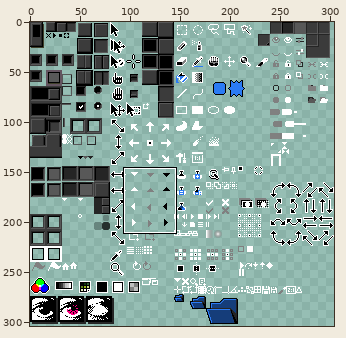
Two versions of one sprite sheet, Aseprite 95/midnight/sheet.png. The first picture is a wide view before the edit; the outline marks the close-up.
Close-up. As it was:
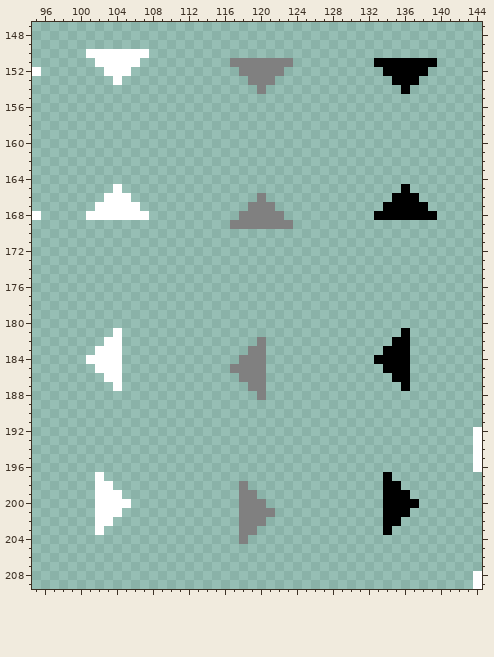
The file is 304x304 pixels. Pixels under 10% opacity are left out. Colours within 5 levels of each other are drawn and written as one. Shown: x 95..144, y 147..209.
And afterwards:
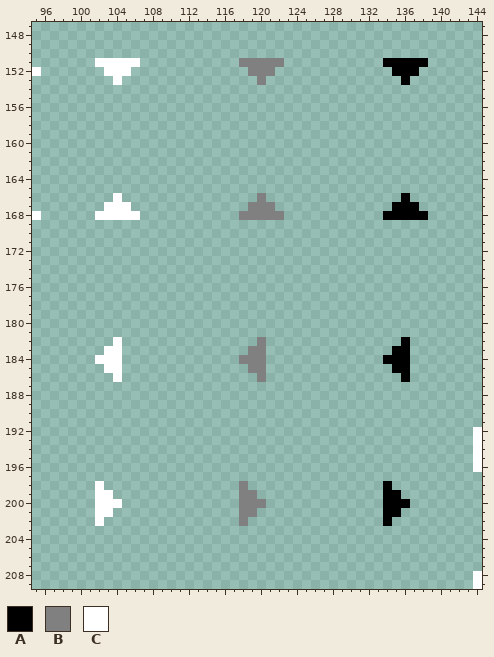
Palette (. is transparent): A #000000  B #808080  C #ffffff
From the commit log: Fix dropdown arrows in the dark tempalate
Edits made:
{"y":150,"x":101,"old":"CCCCCCC","new":"......."}
{"y":151,"x":117,"old":"B","new":"."}
{"y":151,"x":123,"old":"B","new":"."}
{"y":151,"x":133,"old":"A","new":"."}
{"y":151,"x":139,"old":"A","new":"."}
{"y":152,"x":118,"old":"B","new":"."}
{"y":152,"x":122,"old":"B","new":"."}
{"y":152,"x":134,"old":"A","new":"."}
{"y":152,"x":138,"old":"A","new":"."}
{"y":153,"x":119,"old":"B","new":"."}
{"y":153,"x":121,"old":"B","new":"."}
{"y":153,"x":135,"old":"A","new":"."}
{"y":153,"x":137,"old":"A","new":"."}
{"y":154,"x":120,"old":"B","new":"."}
{"y":154,"x":136,"old":"A","new":"."}
{"y":165,"x":104,"old":"C","new":"."}
{"y":165,"x":136,"old":"A","new":"."}
{"y":166,"x":103,"old":"C","new":"."}
{"y":166,"x":105,"old":"C","new":"."}
{"y":166,"x":135,"old":"A","new":"."}
{"y":166,"x":137,"old":"A","new":"."}
{"y":167,"x":102,"old":"C","new":"."}
{"y":167,"x":106,"old":"C","new":"."}
{"y":167,"x":134,"old":"A","new":"."}
{"y":167,"x":138,"old":"A","new":"."}
{"y":168,"x":101,"old":"C","new":"."}
{"y":168,"x":107,"old":"C","new":"."}
{"y":168,"x":133,"old":"A","new":"."}
{"y":168,"x":139,"old":"A","new":"."}
{"y":169,"x":117,"old":"BBBBBBB","new":"......."}
{"y":181,"x":104,"old":"C","new":"."}
{"y":181,"x":136,"old":"A","new":"."}
{"y":182,"x":103,"old":"C","new":"."}
{"y":182,"x":135,"old":"A","new":"."}
{"y":183,"x":102,"old":"C","new":"."}
{"y":183,"x":134,"old":"A","new":"."}
{"y":184,"x":101,"old":"C","new":"."}
{"y":184,"x":133,"old":"A","new":"."}
{"y":185,"x":102,"old":"C","new":"."}
{"y":185,"x":117,"old":"BB","new":".."}
{"y":185,"x":134,"old":"A","new":"."}
{"y":186,"x":103,"old":"C","new":"."}
{"y":186,"x":118,"old":"BB","new":".."}
{"y":186,"x":135,"old":"A","new":"."}
{"y":187,"x":104,"old":"C","new":"."}
{"y":187,"x":119,"old":"BB","new":".."}
{"y":187,"x":136,"old":"A","new":"."}
{"y":188,"x":120,"old":"B","new":"."}
{"y":197,"x":102,"old":"C","new":"."}
{"y":197,"x":134,"old":"A","new":"."}
{"y":198,"x":103,"old":"C","new":"."}
{"y":198,"x":135,"old":"A","new":"."}
{"y":199,"x":104,"old":"C","new":"."}
{"y":199,"x":136,"old":"A","new":"."}
{"y":200,"x":105,"old":"C","new":"."}
{"y":200,"x":137,"old":"A","new":"."}
{"y":201,"x":104,"old":"C","new":"."}
{"y":201,"x":120,"old":"BB","new":".."}
{"y":201,"x":136,"old":"A","new":"."}
{"y":202,"x":103,"old":"C","new":"."}
{"y":202,"x":119,"old":"BB","new":".."}
{"y":202,"x":135,"old":"A","new":"."}
{"y":203,"x":102,"old":"C","new":"."}
{"y":203,"x":118,"old":"BB","new":".."}
{"y":203,"x":134,"old":"A","new":"."}
{"y":204,"x":118,"old":"B","new":"."}
